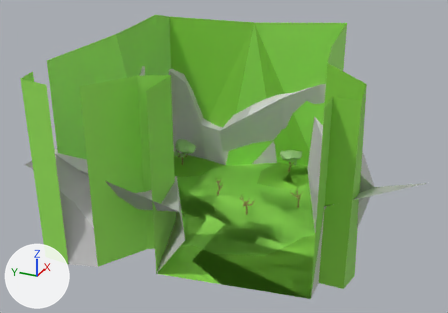
The FBX model fbx/6.fbx, before and after one commit.
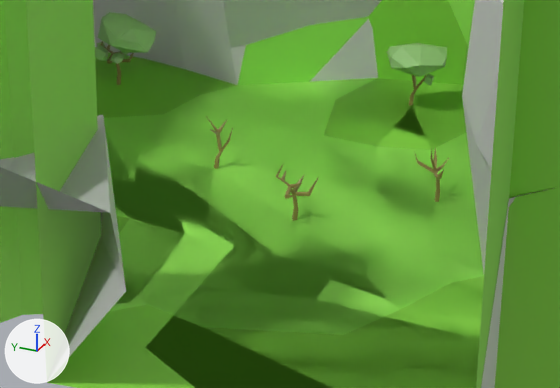
Each version is shown whole from a camera (50 mm lens) standing at (-1.758, 3.713, 0.709) and looking at (-0.66, 4.207, 0.16), then close up on the part from 31% to 77% of the width and 43% to 88% of the height. Every picture has the same lights, and +X, +Y and +Z are marked at lower left. Where no turn or scale is listed for an object, it has been applied to the vertices. Vertices at the same position are counted once.

The older version as bpy lines, for what is in view:
```python
me_polysurface16_ncl1_1 = bpy.data.meshes.new('polySurface16_ncl1_1')
me_polysurface16_ncl1_1.from_pydata(...)  # 609 vertices, 755 faces; spans x -0.32..0.32, y -0.387..0.387, z -0.145..0.145
# faces by material slot: [312, 25, 42, 83, 230, 63]
me_polysurface16_ncl1_1.materials.append(mat_set_summer_set_summer_wood02)  # yellow #94854a
me_polysurface16_ncl1_1.materials.append(mat_grass2)  # green #89d646
me_polysurface16_ncl1_1.materials.append(mat_grass)  # green #9ded5d
me_polysurface16_ncl1_1.materials.append(mat_rock)  # light grey #d2d2d2
me_polysurface16_ncl1_1.materials.append(mat_set_summer_set_summer_tree02)  # green #94c279
me_polysurface16_ncl1_1.materials.append(mat_set_summer_set_summer_wood01)  # yellow #94854a
me_simple_ncl1_1 = bpy.data.meshes.new('simple_ncl1_1')
me_simple_ncl1_1.from_pydata(...)  # 100 vertices, 96 faces; spans x -0.33..0.287, y -0.31..0.299, z -0.002..0.396
# faces by material slot: [38, 58]
me_simple_ncl1_1.materials.append(mat_grass2)  # green #89d646
me_simple_ncl1_1.materials.append(mat_grass)  # green #9ded5d
ob_polysurface16 = bpy.data.objects.new('polySurface16', me_polysurface16_ncl1_1)
ob_polysurface16.location = (-0.6238, 4.1682, 0.1428)
ob_simple = bpy.data.objects.new('simple', me_simple_ncl1_1)
ob_simple.location = (-0.6139, 4.2023, 0.0)
```
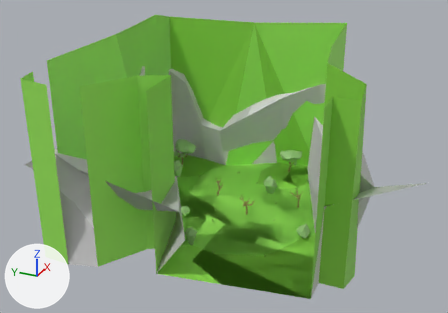
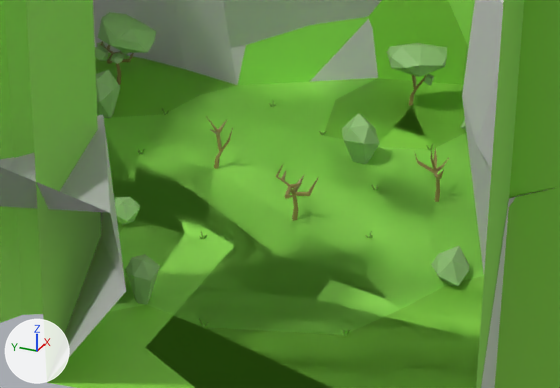
Where the change shows, as pixel boxes (x1, y1, x2, y2) in the close-ups (560 x 388 px):
part 1 of me_polysurface16_ncl1_1, added (green): after (96, 70, 469, 336)

What the commit changed:
Material 'set_summer:set_summer:ground04' (mat_set_summer_set_summer_ground04) is new.
Its base color is (0.144, 0.395, 0.0328) (green #6aa933).
Material 'set_summer:set_summer:tree03' (mat_set_summer_set_summer_tree03) is new.
Its base color is (0.298, 0.539, 0.19) (green #94c279).
Material 'grass3' (mat_grass3) is new.
Its base color is (0.249, 0.672, 0.0605) (green #89d646).
Material 'grass4' (mat_grass4) is new.
Its base color is (0.336, 0.848, 0.109) (green #9ded5d).
me_polysurface16_ncl1_1 is used by ob_polysurface16; location (-0.6238, 4.1682, 0.1428).
me_polysurface16_ncl1_1 had 609 vertices, 755 faces and spanned x -0.32..0.32, y -0.387..0.387, z -0.145..0.145.
me_polysurface16_ncl1_1 now has 851 vertices, 1007 faces and spans x -0.32..0.32, y -0.387..0.387, z -0.145..0.145.
Part 1, on me_polysurface16_ncl1_1:
242 vertices are added at x -0.165..0.215, y -0.159..0.249, z -0.145..-0.088.
132 new faces join them, mat_set_summer_set_summer_ground04 (green #6aa933).
120 new faces join them, mat_set_summer_set_summer_tree03 (green #94c279).
me_polysurface16_ncl1_1 no longer uses material mat_grass2 (green #89d646).
me_polysurface16_ncl1_1 no longer uses material mat_grass (green #9ded5d).
me_polysurface16_ncl1_1 now uses material mat_grass3 (green #89d646).
me_polysurface16_ncl1_1 now uses material mat_grass4 (green #9ded5d).
me_polysurface16_ncl1_1 now uses material mat_set_summer_set_summer_ground04 (green #6aa933).
me_polysurface16_ncl1_1 now uses material mat_set_summer_set_summer_tree03 (green #94c279).
